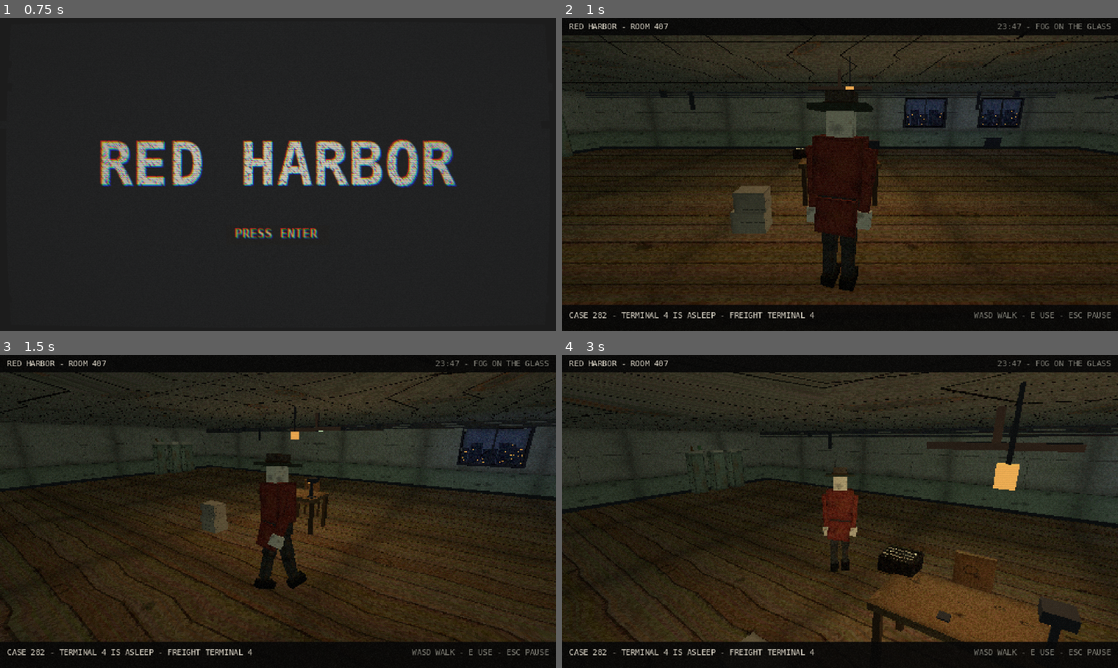
Above: before the commit, frames 1-4 (two rows, left to right).
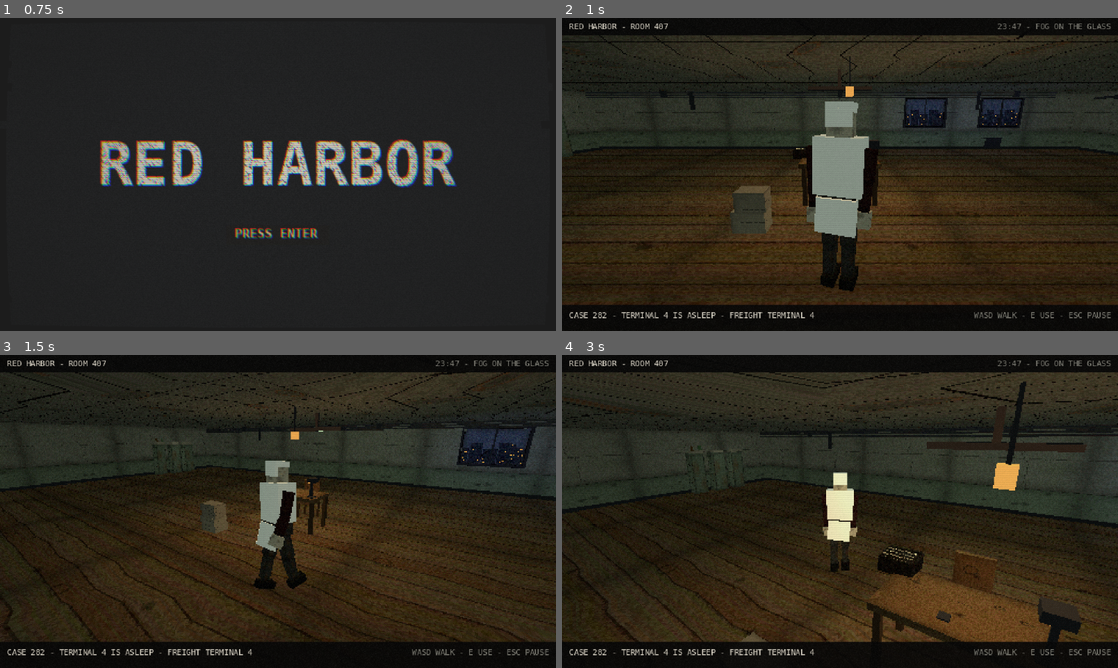
Above: after the commit, the same moments.

Repository: Moaz-Abed/red-harbor
Game: Godot game, scene res://scenes/menu.tscn
The game is run twice, just before and just after one commit, with the same random seed, the same clock (stepped at 60 frames per second) and the same inputs.
Inputs (mouse positions are in pixels of both pictures, inside the frame that each line leads up to):
- Up to frame 1 (0.75 s): tap Enter (ui_accept) at 0.5 s; move the mouse to (400, 158) at 0.52 s; hold D (move_right) from 0.53 s (still down); hold E (interact) from 0.53 s (still down)
- Up to frame 2 (1 s): keep holding D (move_right); keep holding E (interact); tap Enter (ui_accept) at 0.77 s
- Up to frame 3 (1.5 s): move the mouse to (250, 511) at 1.27 s; release D (move_right) at 1.28 s; release E (interact) at 1.28 s; hold W (move_up) from 1.28 s (still down); tap R at 1.35 s
- Up to frame 4 (3 s): keep holding W (move_up); tap Enter (ui_accept) at 1.52 s; move the mouse to (851, 505) at 2.02 s; tap M at 2.1 s; move the mouse to (834, 517) at 2.77 s; tap E (interact) at 2.85 s

Frame 1 is identical in both runs. In frame 2, 3.8% of the frame differs, in the area x 43-57%, y 22-71%; in frame 3, 1.3%; in frame 4, 1.0%.

Commit message:
feat(pi): restyle the rig to the reference art
The PI now matches docs/character_reference.jpg, the three-sketch design:
slicked-back dark hair (no fedora, no wire glasses), a furrowed brow over
narrow tired eyes, a chevron mustache, three days of stubble, a bone-white
shirt with a dried-blood tie and black braces, and the cigarette ember kept
as the one accent.

- pi3d.gd: the fedora (crown, band, steel brim) and the wire rims are out;
  a two-slab hairdo (crown + nape) takes their place; every pi_coat box
  reads pi_shirt, the arms read the plain pi_sleeve so the tie and braces
  never leak onto a sleeve.
- README: the PI line points at the reference art, which lands in docs/
  with the next push from the working copy (binary file).

(The repainted PNG sheets - pi_face, pi_shirt, pi_hair, pi_sleeve - are
binary and land with the same push from the working copy.)

Diff:
--- a/scripts/pi3d.gd
+++ b/scripts/pi3d.gd
@@ -1,11 +1,13 @@
 class_name Pi
 extends CharacterBody3D
-## The PI: pale putty skin, one dark maroon coat slab, skinny segmented arms
-## that end in huge mitten fists, and a small grim skull behind wire glasses.
-## The fedora is a steel plate riding the head. Every box face reads its own
-## cell of the texture atlas (Godot's BoxMesh UVs). The stride crossfades
-## with the idle breath, cadence follows real speed, he banks into turns,
-## and the coat tails ride a damped spring.
+## The PI from the reference art (docs/character_reference.jpg): pale putty
+## skin, slicked-back dark hair, a furrowed brow over narrow tired eyes, a
+## chevron mustache and three days of stubble. Bone-white shirt, dried-blood
+## tie, black braces, skinny segmented arms that end in huge mitten fists,
+## high-waist slacks, and one ember accent - the cigarette. Every box face
+## reads its own cell of the texture atlas (Godot's BoxMesh UVs). The stride
+## crossfades with the idle breath, cadence follows real speed, he banks
+## into turns, and the shirt tail rides a damped spring.
 ## He walks where the camera looks. No combat, no health - the office is a
 ## place to think, not to fight.
 
@@ -13,8 +15,6 @@
 const SPEED := 4.6
 const TURN := 10.0
 
-const BAND := Color(0.15, 0.11, 0.08)     # the hat band, dark leather
-const RIM := Color(0.10, 0.095, 0.09)     # wire glasses
 const EMBER := Color(0.85, 0.30, 0.10)
 const CIG := Color(0.90, 0.88, 0.82)
 
@@ -24,8 +24,8 @@
 var _blend := 0.0               # 0 = idle pose, 1 = stride pose, crossfaded
 var _lean := 0.0                # the bank into a turn, smoothed
 var _fwd_lean := 0.0            # the lean into the walk, smoothed
-var _tail_a := 0.06             # coat tail spring angle
-var _tail_v := 0.0              # coat tail spring velocity
+var _tail_a := 0.06             # shirt tail spring angle
+var _tail_v := 0.0              # shirt tail spring velocity
 var _torso: Node3D
 var _leg_l: Node3D
 var _leg_r: Node3D
@@ -53,9 +53,9 @@
 
 
 func _build_rig() -> void:
-        # pale mannequin parts assembled from boxes, the coat one wide slab,
+        # pale mannequin parts assembled from boxes, the shirt one wide slab,
         # the fists nearly as big as the arms they hang on, the face a small
-        # pale cell behind wire rims.
+        # pale cell with the mustache and stubble painted in.
         _torso = Node3D.new()
         add_child(_torso)
         _torso.position.y = 0.92
@@ -65,20 +65,20 @@
                 _box(leg, Vector3(0.15, 0.40, 0.17), Vector3(0, -0.20, 0), "pi_slacks")
                 _box(leg, Vector3(0.13, 0.36, 0.15), Vector3(0, -0.585, 0), "pi_slacks")
                 _box(leg, Vector3(0.16, 0.115, 0.30), Vector3(0, -0.8625, 0.045), "pi_boot")
-        # the hips fill the gap so no slit opens between the coat and the legs
+        # the hips fill the gap so no slit opens between the shirt and the legs
         _box(_torso, Vector3(0.40, 0.20, 0.28), Vector3(0, 0.10, 0), "pi_slacks")
-        _box(_torso, Vector3(0.50, 0.58, 0.32), Vector3(0, 0.48, 0), "pi_coat")
+        _box(_torso, Vector3(0.50, 0.58, 0.32), Vector3(0, 0.48, 0), "pi_shirt")
         _tails = _pivot(_torso, Vector3(0, 0.16, -0.14))
-        _box(_tails, Vector3(0.42, 0.36, 0.09), Vector3(0, -0.18, 0), "pi_coat")
+        _box(_tails, Vector3(0.42, 0.36, 0.09), Vector3(0, -0.18, 0), "pi_shirt")
         _arm_l = _pivot(_torso, Vector3(-0.30, 0.66, 0))
         _arm_r = _pivot(_torso, Vector3(0.30, 0.66, 0))
         for arm in [_arm_l, _arm_r]:
-                _box(arm, Vector3(0.12, 0.34, 0.14), Vector3(0, -0.17, 0), "pi_coat")
+                _box(arm, Vector3(0.12, 0.34, 0.14), Vector3(0, -0.17, 0), "pi_sleeve")
         var elbow := Vector3(0, -0.34, 0)
         _fore_l = _pivot(_arm_l, elbow)
         _fore_r = _pivot(_arm_r, elbow)
         for fore in [_fore_l, _fore_r]:
-                _box(fore, Vector3(0.105, 0.30, 0.125), Vector3(0, -0.15, 0), "pi_coat")
+                _box(fore, Vector3(0.105, 0.30, 0.125), Vector3(0, -0.15, 0), "pi_sleeve")
                 # the mitten: a fist nearly as big as the arm it hangs on
                 _box(fore, Vector3(0.155, 0.17, 0.14), Vector3(0, -0.385, 0.005), "pi_hand")
                 for i in 4:                      # four fingers curling forward
@@ -86,24 +86,18 @@
                         f.rotation.x = -0.45
                         _box(f, Vector3(0.028, 0.085, 0.048), Vector3.ZERO, "pi_hand")
         _head = _pivot(_torso, Vector3(0, 0.78, 0))
-        # the neck plugs the skull into the coat so a glance never opens a gap
+        # the neck plugs the skull into the shirt so a glance never opens a gap
         _box(_head, Vector3(0.14, 0.10, 0.14), Vector3(0, -0.06, 0), "pi_skin")
         _box(_head, Vector3(0.25, 0.26, 0.23), Vector3(0, 0.10, 0), "pi_face")
         for ear in [-0.125, 0.125]:
                 _box(_head, Vector3(0.02, 0.06, 0.05),
                                 Vector3(ear, 0.10, 0.005), "pi_skin")
-        # wire glasses: a bridge strip and two rims, proud of the pale mug
-        _box(_head, Vector3(0.22, 0.018, 0.014), Vector3(0, 0.115, 0.124), "", RIM)
-        _box(_head, Vector3(0.062, 0.05, 0.014), Vector3(-0.058, 0.105, 0.122), "", RIM)
-        _box(_head, Vector3(0.062, 0.05, 0.014), Vector3(0.058, 0.105, 0.122), "", RIM)
-        # the fedora: the identity prop, oversized the way the cone rides its
-        # plate - a steel slab brim, a dark band, a tall felt crown
-        var hat := _pivot(_head, Vector3.ZERO)
-        hat.rotation.x = 0.04
-        _box(hat, Vector3(0.27, 0.14, 0.25), Vector3(0, 0.34, 0), "pi_hatcrown")
-        _box(hat, Vector3(0.29, 0.055, 0.27), Vector3(0, 0.282, 0), "", BAND)
-        _box(hat, Vector3(0.54, 0.05, 0.50), Vector3(0, 0.262, 0),
-                        "pi_hatplate", Color(0.62, 0.62, 0.58))
+        # the hair, slicked back: a crown slab riding the skull and a tail
+        # slab down the nape, proud of the skin so the silhouette reads
+        var hair := _pivot(_head, Vector3.ZERO)
+        hair.rotation.x = 0.03
+        _box(hair, Vector3(0.27, 0.09, 0.25), Vector3(0, 0.265, 0), "pi_hair")
+        _box(hair, Vector3(0.26, 0.17, 0.055), Vector3(0, 0.17, -0.105), "pi_hair")
         # the cigarette: a white rod drooping from the lip corner, an ember that
         # pulses on its own rhythm and flares in the walk's wind
         var cig := _pivot(_head, Vector3(0.06, 0.03, 0.125))
@@ -197,12 +191,13 @@
         _torso.rotation.z = sw * 0.04 * amp + _lean
         _torso.rotation.x = _fwd_lean
         # head: scans the office at rest, steady on the move, counter-rolls a
-        # little so the glasses stay level while the body banks
+        # little so the hair stays level while the body banks
         _head.rotation.y = lerpf(sin(_idle_t * 0.35) * 0.35, sw * 0.05, b)
         _head.rotation.x = lerpf(breathe * 0.012, 0.03 * frac, b) - _fwd_lean * 0.6
         _head.rotation.z = -_torso.rotation.z * 0.55
         # coat tails: a damped spring chasing the stride kick - they overshoot
         # and settle on their own when he starts, stops, or swings around
+        # (the shirt tail keeps the same spring, just lighter cloth)
         var tail_target := 0.06 + breathe * 0.015 * (1.0 - b) + (0.16 + sw * 0.07) * amp
         _tail_v += (tail_target - _tail_a) * 42.0 * delta
         _tail_v *= exp(-7.0 * delta)
